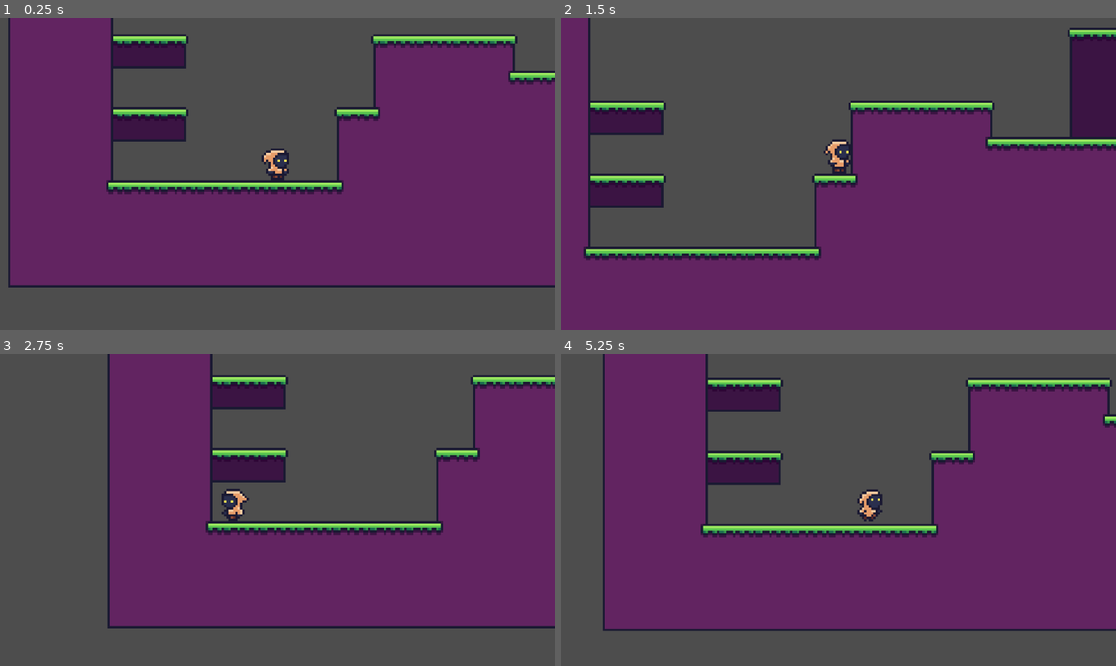
Above: before the commit, frames 1-4 (two rows, left to right).
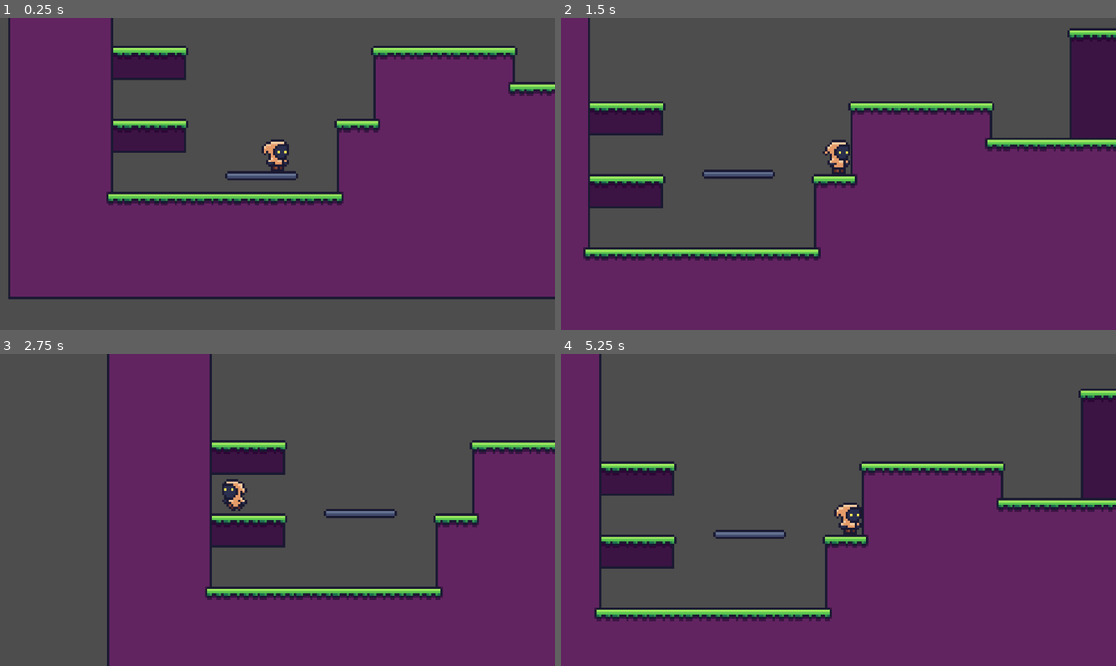
Above: after the commit, the same moments.

Repository: Greeper-T/godotTestProject2DRougePlatformer
Game: Godot game, scene res://assets/scenes/playable/area_1.tscn
The game is run twice, just before and just after one commit, with the same random seed, the same clock (stepped at 60 frames per second) and the same inputs.
Inputs:
- Up to frame 1 (0.25 s): no input
- Up to frame 2 (1.5 s): hold Shift (sprint) 0.53-1.28 s; hold D (moveRight) from 0.53 s (still down); tap Space (jump) at 0.77 s; tap Shift (sprint) at 1.35 s
- Up to frame 3 (2.75 s): tap Space (jump) at 1.52 s; release D (moveRight) at 2.03 s; hold A (moveLeft) from 2.03 s (still down); hold Shift (sprint) from 2.03 s (still down)
- Up to frame 4 (5.25 s): release A (moveLeft) at 2.78 s; release Shift (sprint) at 2.78 s; hold D (moveRight) 2.78-4.28 s; tap Shift (sprint) at 2.85, 4.35 s; tap Space (jump) at 3.02, 3.77, 4.52 s; hold Shift (sprint) 3.53-4.28 s; hold A (moveLeft) 4.28-5.03 s; hold D (moveRight) from 5.03 s (still down); hold Shift (sprint) from 5.03 s (still down)

The runs differ from the first frame. In frame 1, 15% of the frame differs, in the area x 1-100%, y 5-91%; in frame 2, 2.6%; in frame 3, 30%; in frame 4, 59%, in the area x 0-100%, y 0-100%.

Commit message:
platform pt1

Diff:
--- /dev/null
+++ b/2dgametestproject/assets/scenes/moving_platform_large.tscn
@@ -0,0 +1,35 @@
+[gd_scene load_steps=5 format=3 uid="uid://bhti4ybxk2aot"]
+
+[ext_resource type="Texture2D" uid="uid://btlv7imkldldu" path="res://assets/sprites/platform1_large.png" id="1_36q8h"]
+[ext_resource type="Script" path="res://assets/scripts/moving_platform.gd" id="1_jnp1l"]
+
+[sub_resource type="Curve2D" id="Curve2D_s0qir"]
+resource_local_to_scene = true
+_data = {
+"points": PackedVector2Array(0, 0, 0, 0, 0, 0, 0, 0, 0, 0, 0, -32)
+}
+point_count = 2
+
+[sub_resource type="RectangleShape2D" id="RectangleShape2D_dhoy7"]
+size = Vector2(32, 4)
+
+[node name="movingPlatformLarge" type="Path2D" node_paths=PackedStringArray("pathFollow2D")]
+curve = SubResource("Curve2D_s0qir")
+script = ExtResource("1_jnp1l")
+pathFollow2D = NodePath("PathFollow2D")
+
+[node name="PathFollow2D" type="PathFollow2D" parent="."]
+rotates = false
+
+[node name="RemoteTransform2D" type="RemoteTransform2D" parent="PathFollow2D"]
+remote_path = NodePath("../../AnimatableBody2D")
+
+[node name="AnimatableBody2D" type="AnimatableBody2D" parent="."]
+collision_layer = 512
+
+[node name="Sprite2D" type="Sprite2D" parent="AnimatableBody2D"]
+texture = ExtResource("1_36q8h")
+
+[node name="CollisionShape2D" type="CollisionShape2D" parent="AnimatableBody2D"]
+shape = SubResource("RectangleShape2D_dhoy7")
+one_way_collision = true
--- a/2dgametestproject/assets/scenes/playable/area_1.tscn
+++ b/2dgametestproject/assets/scenes/playable/area_1.tscn
@@ -1,7 +1,8 @@
-[gd_scene load_steps=5 format=3 uid="uid://c4xu67kk2sds2"]
+[gd_scene load_steps=7 format=3 uid="uid://c4xu67kk2sds2"]
 
 [ext_resource type="Texture2D" uid="uid://b0q78ik8ygp5y" path="res://assets/sprites/tiles_1.png" id="1_i3wkb"]
 [ext_resource type="PackedScene" uid="uid://d2l0t1tx054pt" path="res://assets/scenes/player.tscn" id="2_sv561"]
+[ext_resource type="PackedScene" uid="uid://bhti4ybxk2aot" path="res://assets/scenes/moving_platform_large.tscn" id="3_lrawt"]
 
 [sub_resource type="TileSetAtlasSource" id="TileSetAtlasSource_lk64i"]
 texture = ExtResource("1_i3wkb")
@@ -330,6 +331,13 @@
 terrain_set_0/terrain_1/color = Color(0.583376, 0.193784, 0.863338, 1)
 sources/0 = SubResource("TileSetAtlasSource_lk64i")
 
+[sub_resource type="Curve2D" id="Curve2D_24ec3"]
+resource_local_to_scene = true
+_data = {
+"points": PackedVector2Array(0, 0, 0, 0, 0, 0, 0, 0, 0, 0, 0, -32)
+}
+point_count = 2
+
 [node name="area1" type="Node2D"]
 
 [node name="TileMap" type="TileMap" parent="."]
@@ -343,3 +351,6 @@
 [node name="player" parent="." instance=ExtResource("2_sv561")]
 position = Vector2(7, -10)
 jumpPower = 8
+
+[node name="movingPlatformLarge" parent="." instance=ExtResource("3_lrawt")]
+curve = SubResource("Curve2D_24ec3")
--- /dev/null
+++ b/2dgametestproject/assets/scripts/moving_platform.gd
@@ -0,0 +1,12 @@
+extends Path2D
+class_name MovingPlatform
+
+@export var pathFollow2D: PathFollow2D
+
+# Called when the node enters the scene tree for the first time.
+func _ready() -> void:
+	moveTween()
+
+func moveTween():
+	var tween = get_tree().create_tween().set_loops()
+	tween.tween_property(pathFollow2D, "progress_ratio", 1.0, 1.0)
Binary file added: 2dgametestproject/assets/sprites/platform1_large.png
Not shown, added: 2dgametestproject/assets/sprites/platform1_large.png.import
